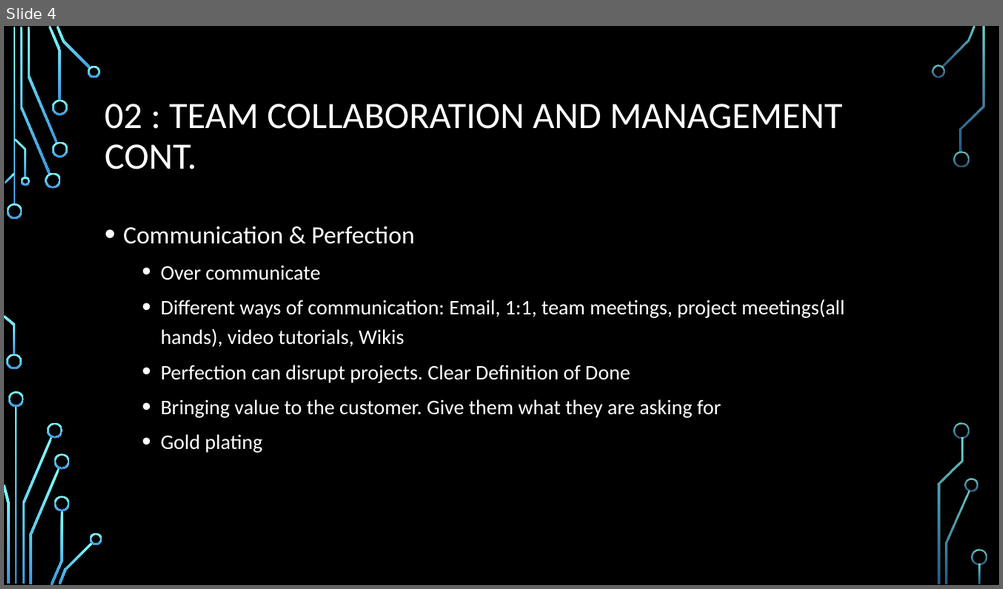
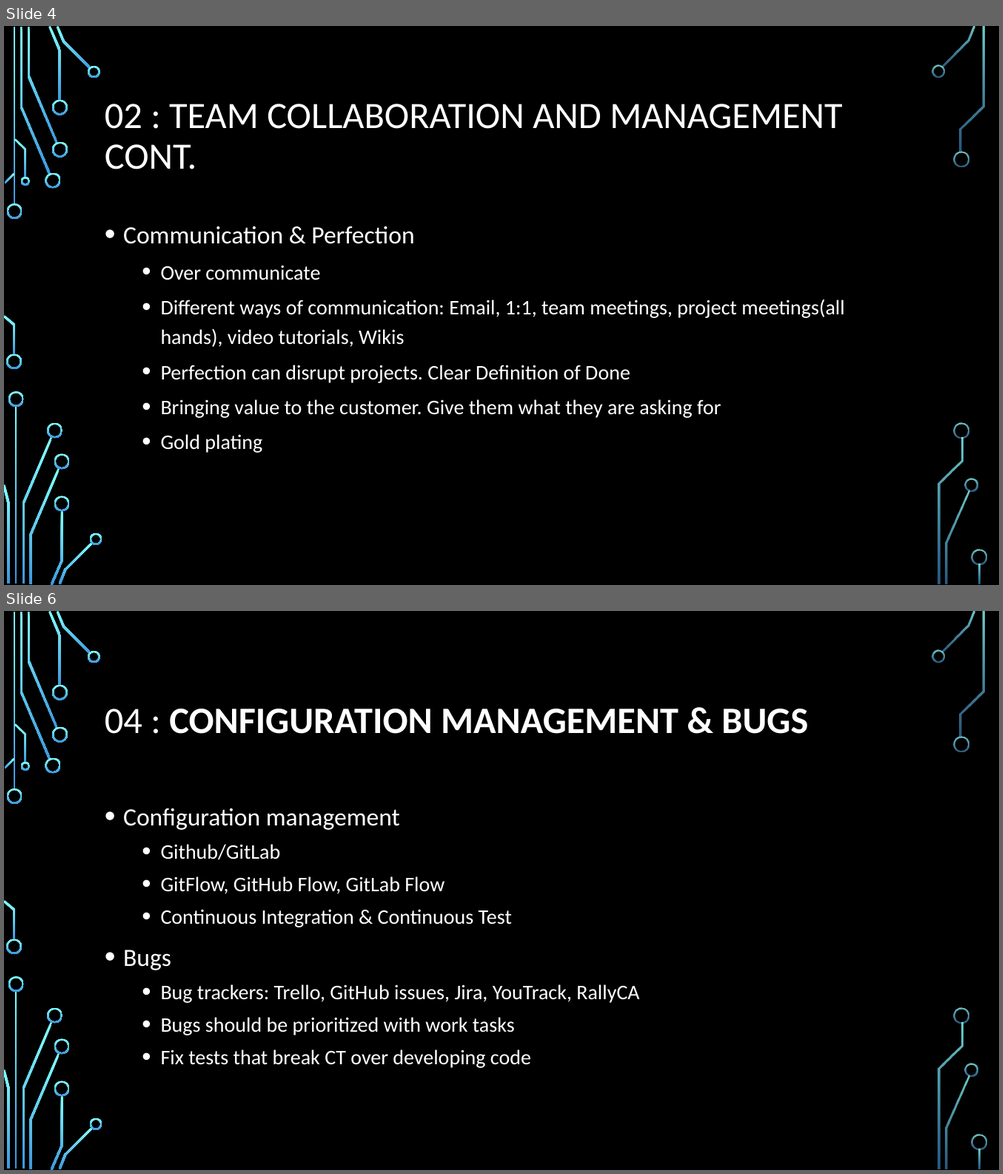
Before and after one commit to AdamCorbinFAUPhD/CEN5035-Software-Engineering, a slide deck: mini_lectures/Mini lectures.pptx. Shown one above the other, each under a label of ours: slide 4 before the commit, slides 4 and 6 after it; the slides between them are not shown. The pictures are 1003x589 and 1003x1174 pixels, drawn with LibreOffice and Linux fonts; fonts in the diff are those of the drawing; background and template pictures are left out. Boxes give left, top, right and bottom in pixels: in the first picture for what was removed or moved away, otherwise in the second. Text is boxed around its words. In the diff, an @@ line names an element or a change of style, - is before the commit and + after.

```diff
--- a/mini_lectures/Mini lectures.pptx
+++ b/mini_lectures/Mini lectures.pptx
@@ slide 6 added at bbox=[4, 611, 999, 1170], background picture (left out); not listed: 36 template elements that a slide beside it also shows @@
@@ title added at bbox=[105, 709, 808, 734], 36 pt, text #FFFFFF, bold @@
+04 : CONFIGURATION MANAGEMENT & BUGS
@@ text added at bbox=[123, 808, 639, 1068], 20 pt, text #FFFFFF @@
+• Configuration management
+  • Github/GitLab
+  • GitFlow, GitHub Flow, GitLab Flow
+  • Continuous Integration & Continuous Test
+• Bugs
+  • Bug trackers: Trello, GitHub issues, Jira, YouTrack, RallyCA
+  • Bugs should be prioritized with work tasks
+  • Fix tests that break CT over developing code
```
Also in this commit, not shown: 1 slide changed, 3 other slides added.
